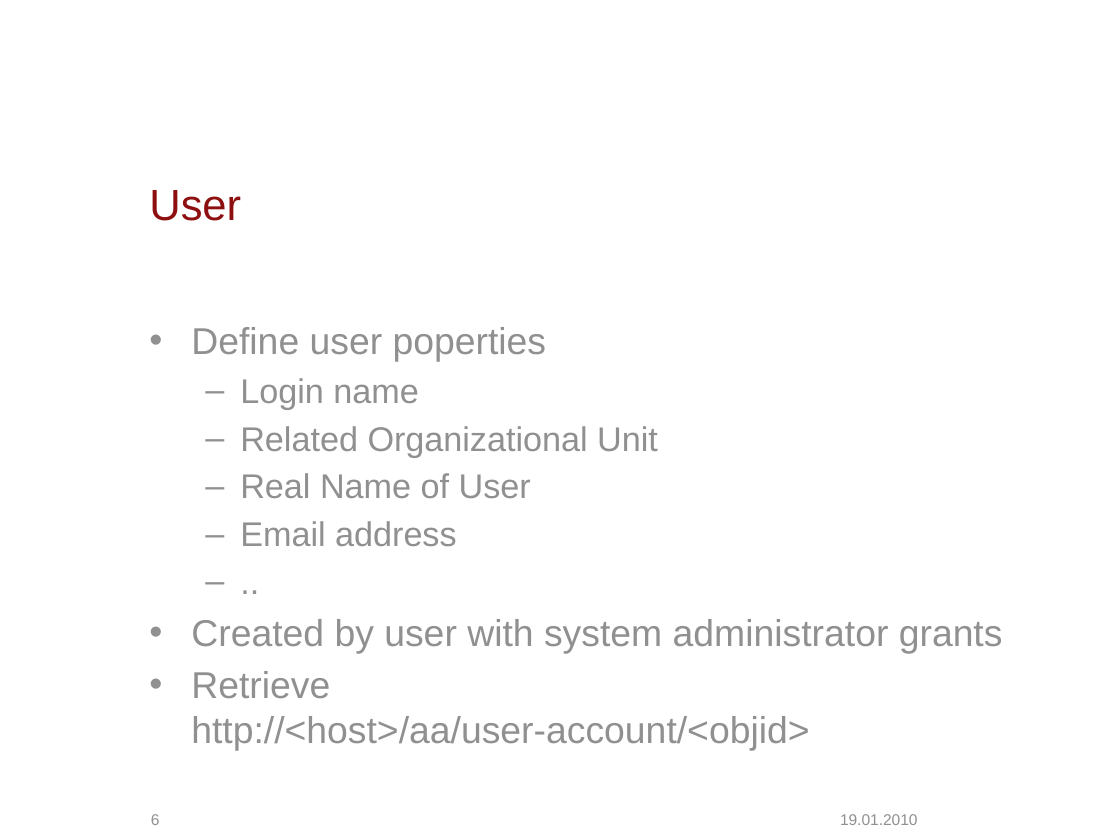
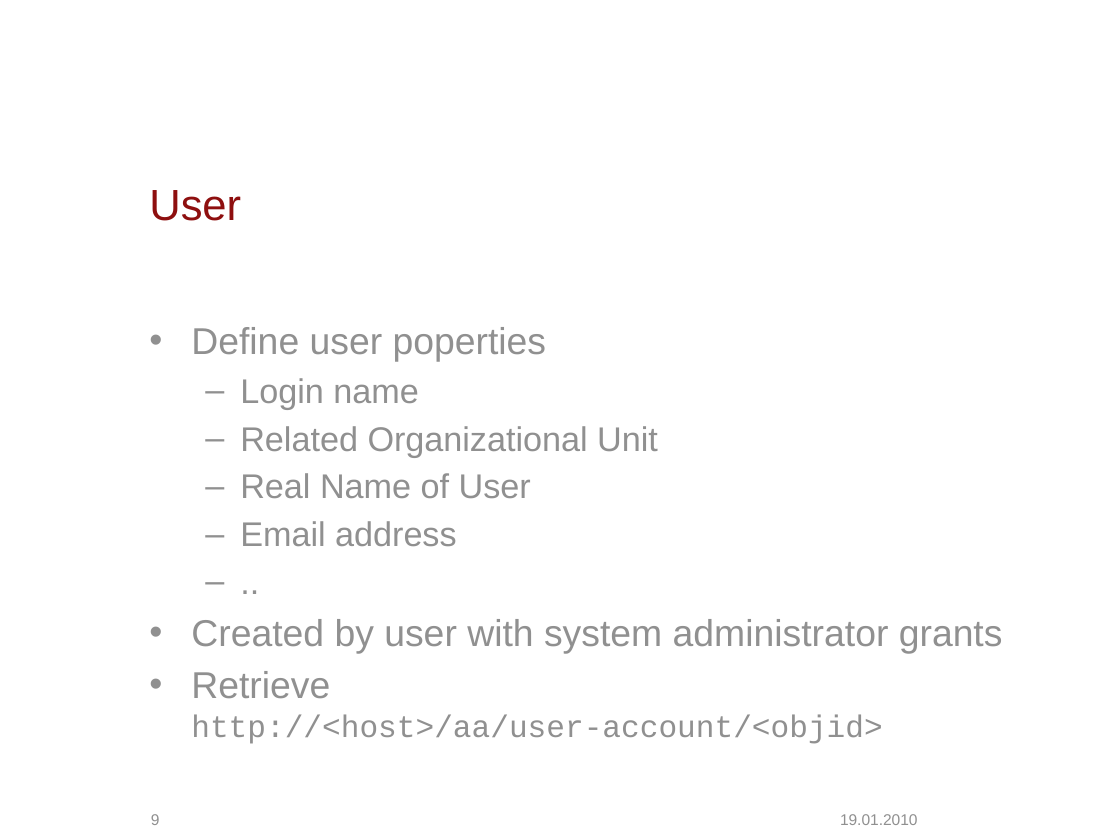
Before and after one commit to escidoc/escidoc-examples-old, a slide deck: slide 9 of doc/presentation.pptx (slide 6 before the commit). Drawn at 1120x840 pixels with LibreOffice and Linux fonts; fonts in the diff are those of the drawing; background and template pictures are left out. Boxes give left, top, right and bottom in pixels: in the first picture for what was removed or moved away, otherwise in the second. Text is boxed around its words. In the diff, an @@ line names an element or a change of style, - is before the commit and + after.

```diff
--- a/doc/presentation.pptx
+++ b/doc/presentation.pptx
@@ text at [191, 671, 882, 744]: size 24 to 20 pt, font Arial to Courier New in "http://<host>/aa/user-account/<objid>" @@
@@ page number at [151, 814, 160, 825]: text changed @@
-6
+9
```
Also in this commit, not shown: 8 other slides changed, 3 slides added.
